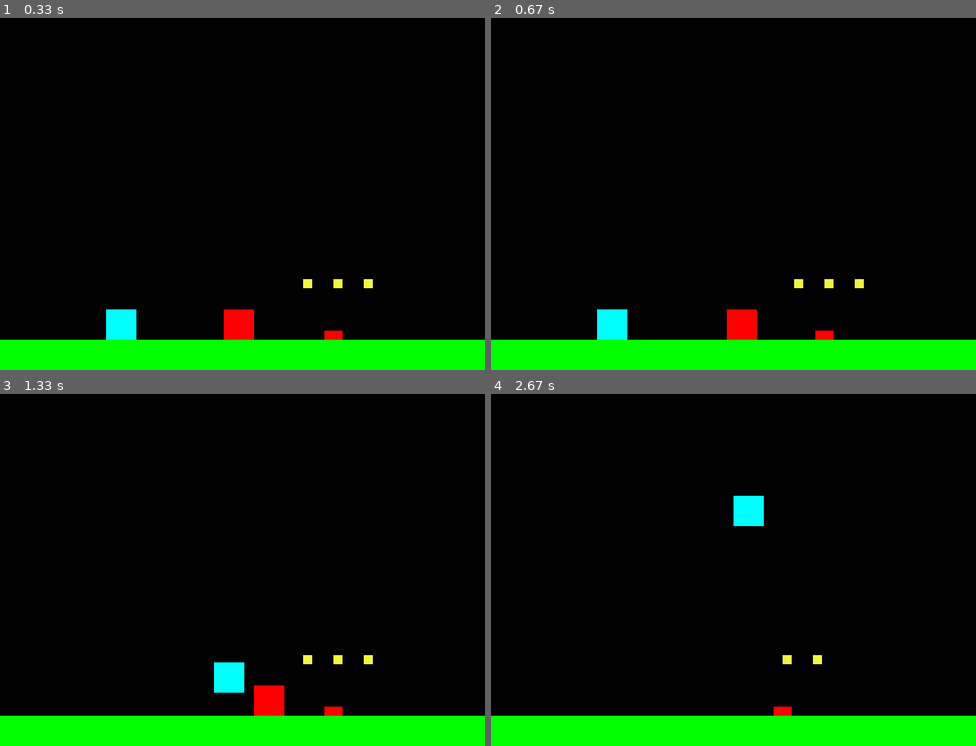
Above: before the commit, frames 1-4 (two rows, left to right).
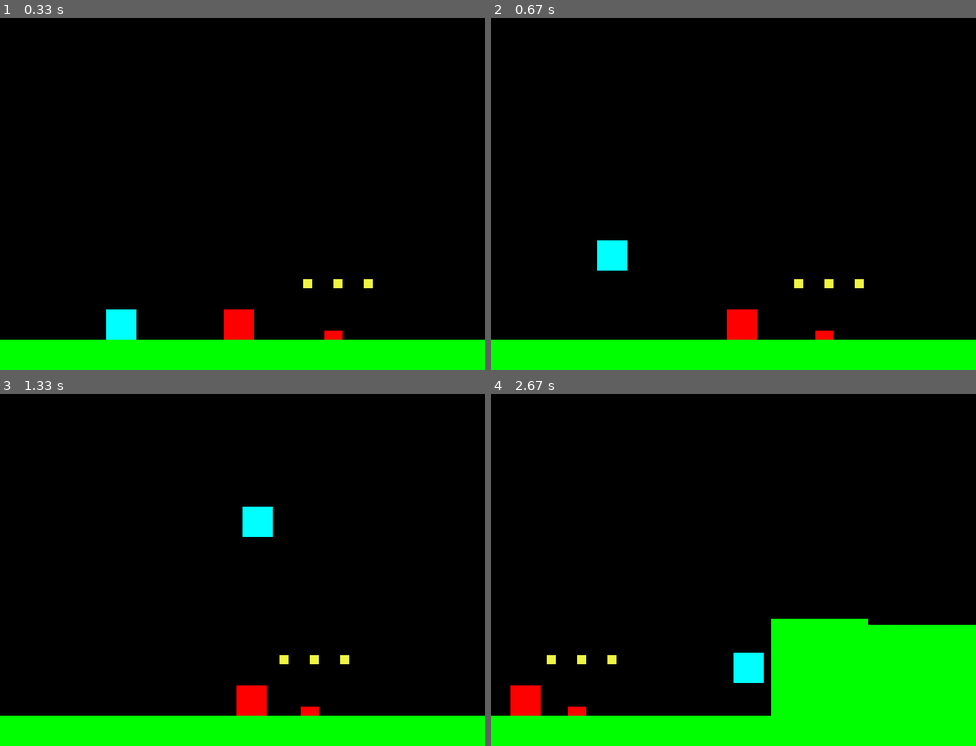
Above: after the commit, the same moments.

Repository: Rundumu/pygame-sonic-clone
Game: pygame game, started from main.py
Two runs of this game, one before a commit and one after it. Both use one fixed random seed, a clock stepped at 60 frames per second and the inputs below.
Inputs:
- Up to frame 1 (0.33 s): no input
- Up to frame 2 (0.67 s): tap Space at 0.33 s
- Up to frame 3 (1.33 s): hold Right 0.67-1.13 s; tap Space at 0.73, 1.03, 1.23 s; hold Right from 1.17 s (still down)
- Up to frame 4 (2.67 s): tap Space at 1.53, 1.73, 2.03, 2.3, 2.63 s; release Right at 1.63 s; hold Left 1.67-2.2 s; hold Down 2.23-2.53 s; hold Left from 2.57 s (still down)

Frame 1 is identical in both runs. In frame 2, 1.1% of the frame differs, in the area x 21-29%, y 63-92%; in frame 3, 2.1%; in frame 4, 13%, in the area x 4-100%, y 28-92%.

Commit message:
decided to not even worry about jumping - moving on

Diff:
--- a/main.py
+++ b/main.py
@@ -137,7 +137,10 @@
         if event.type == pygame.QUIT:
             running = False
         if event.type == pygame.KEYDOWN:
-            if event.key == pygame.K_SPACE:
+            plat_hits = pygame.sprite.spritecollide(s, floor, False)
+
+
+            if event.key == pygame.K_SPACE and s.jumping == False and s.vel.y > -3:
                 s.jump()
 
         if event.type == pygame.KEYUP:
@@ -145,7 +148,7 @@
                 s.limit_jump()
 
     # update
-    #ramps.update()
+
     rings.update()
     enemy.update()
     spikes.update()
--- a/settings.py
+++ b/settings.py
@@ -54,6 +54,7 @@
     (6850, HEIGHT - 250, 200, 200, 2),
     (7450, HEIGHT - 50, 160, 160, 1),
     (8500, HEIGHT - 50, 160, 160, 2),
+    (11900, HEIGHT - 50, 254, 254, 1)
 ]
 
 
--- a/sprites.py
+++ b/sprites.py
@@ -22,14 +22,12 @@
         self.circ_vel = -20
 
     def jump(self):
-        if self.jumping == False:
-            self.jumping = True
-            self.vel.y = -10
+        self.jumping = True
+        if self.jumping == True and self.vel.y > -9:
+            self.vel.y = -9
 
     def limit_jump(self):
         self.jumping = False
-        if self.vel.y < -3:
-            self.vel.y = 0
 
     def update(self):
         self.acc = vec(0, GRAVITY)
